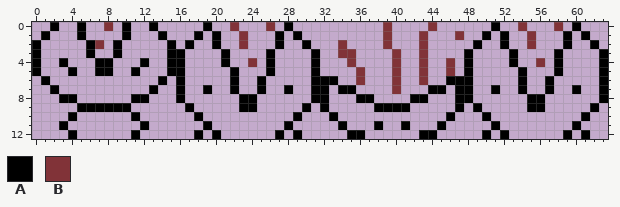
Pixel-art sprite -- sprites/Frag-sheet.png. Above is the file before it was changed.
The file is 64x13 pixels.
Palette (. is transparent): A #000000  B #813338
Now the later version:
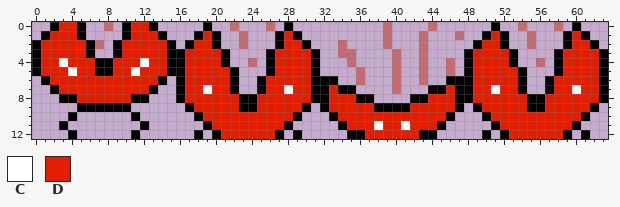
Colours new in this view: C #ffffff  D #e11e00
The edit:
@@ palette @@
-B #813338
+B #c46c71
@@ x 0..63 @@
- 0 ..A..A..B.A..A.....A..B...B.A..........B....B......A..B...B.A...
- 1 .A...A....A...A...A.A..B...A.A.........B...B...B..A.A..B...A.A..
- 2 A.....AB.A.....A.A..A..B...A..A...B....B...B.....A..A..B...A..A.
- 3 A.....A..A.....AA....A....A....A..BB....B..B....A....A....A....A
- 4 A..A...AA...A..AA....A..B.A....A...B....B..B..B.A....A..B.A....A
- 5 A...A..AA..A...AA.....A...A....A....B...B..B..B.A.....A...A....A
- 6 .A............A.A.....A..A.....AAA..B...B..B..AAA.....A..A.....A
- 7 ..A..........A..A..A..A..A..A..AA.AA....B...AA.AA..A..A..A..A..A
- 8 ...AA......AA...A......AA......AA...AA....AA...AA......AA......A
- 9 .....AAAAAA......A.....AA.....A.A.....AAAA.....A.A.....AA.....A.
-10 ....A......A......A..........A...A............A...A..........A..
-11 ...A........A......A........A.....A...A..A...A.....A........A...
-12 ....A......A......A.A......A.A.....AA......AA.....A.A......A.A..
+ 0 ..ADDA..B.ADDA.....A..B...B.A..........B....B......A..B...B.A...
+ 1 .ADDDA....ADDDA...ADA..B...ADA.........B...B...B..ADA..B...ADA..
+ 2 ADDDDDAB.ADDDDDA.ADDA..B...ADDA...B....B...B.....ADDA..B...ADDA.
+ 3 ADDDDDA..ADDDDDAADDDDA....ADDDDA..BB....B..B....ADDDDA....ADDDDA
+ 4 ADDCDDDAADDDCDDAADDDDA..B.ADDDDA...B....B..B..B.ADDDDA..B.ADDDDA
+ 5 ADDDCDDAADDCDDDAADDDDDA...ADDDDA....B...B..B..B.ADDDDDA...ADDDDA
+ 6 .ADDDDDDDDDDDDA.ADDDDDA..ADDDDDAAA..B...B..B..AAADDDDDA..ADDDDDA
+ 7 ..ADDDDDDDDDDA..ADDCDDA..ADDCDDAADAA....B...AADAADDCDDA..ADDCDDA
+ 8 ...AADDDDDDAA...ADDDDDDAADDDDDDAADDDAA....AADDDAADDDDDDAADDDDDDA
+ 9 .....AAAAAA......ADDDDDAADDDDDA.ADDDDDAAAADDDDDA.ADDDDDAADDDDDA.
+10 ....A......A......ADDDDDDDDDDA...ADDDDDDDDDDDDA...ADDDDDDDDDDA..
+11 ...A........A......ADDDDDDDDA.....ADDDCDDCDDDA.....ADDDDDDDDA...
+12 ....A......A......A.ADDDDDDA.A.....AADDDDDDAA.....A.ADDDDDDA.A..
